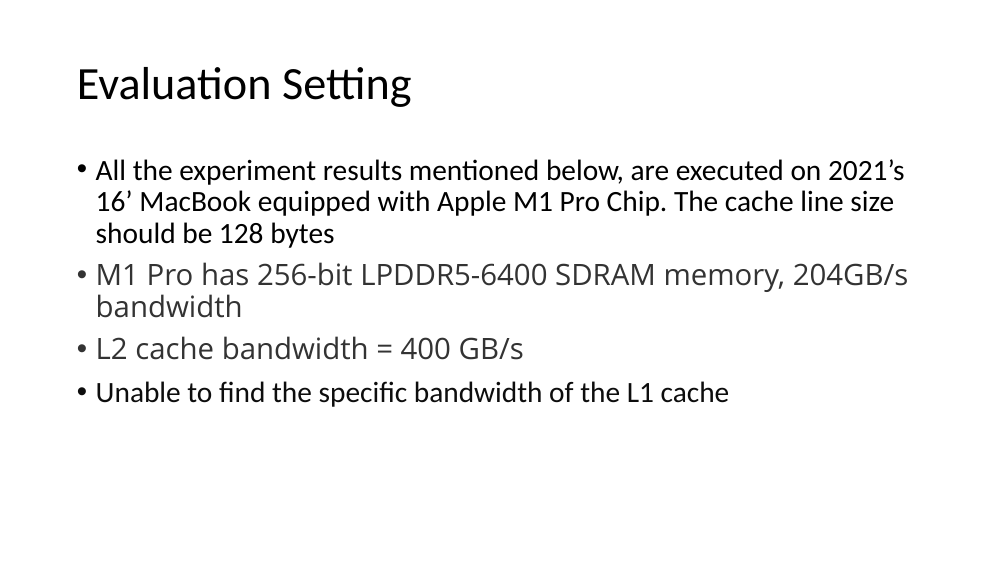
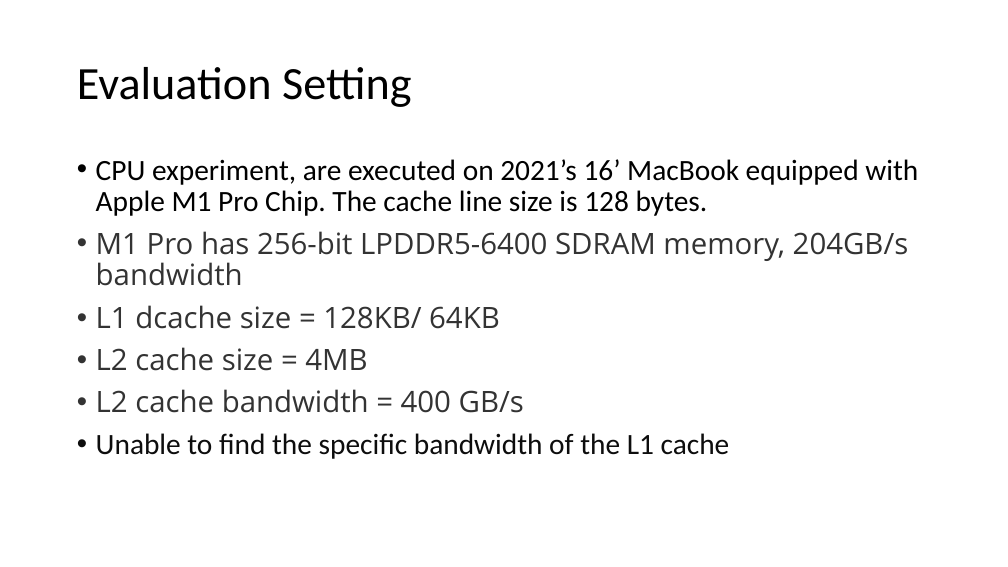
Before and after one commit to LukeLIN-web/CS345, a slide deck: slide 10 of project/finalpre.pptx (slide 7 before the commit). Drawn at 1008x567 pixels with LibreOffice and Linux fonts; fonts in the diff are those of the drawing. Boxes give left, top, right and bottom in pixels: in the first picture for what was removed or moved away, otherwise in the second. Text is boxed around its words. In the diff, an @@ line names an element or a change of style, - is before the commit and + after.

```diff
--- a/project/finalpre.pptx
+++ b/project/finalpre.pptx
@@ text at bbox=[96, 159, 918, 216]: text changed @@
-• All the experiment results mentioned below, are executed on 2021’s 16’ MacBook equipped with Apple M1 Pro Chip. The cache line size should be 128 bytes
+• CPU experiment, are executed on 2021’s 16’ MacBook equipped with Apple M1 Pro Chip. The cache line size is 128 bytes.
@@ text at bbox=[96, 305, 500, 371]: paragraphs added @@
+• L1 dcache size = 128KB/ 64KB
+• L2 cache size = 4MB
```
Also in this commit, not shown: 8 other slides changed, 9 slides added, 4 slides removed, 3 other files.
